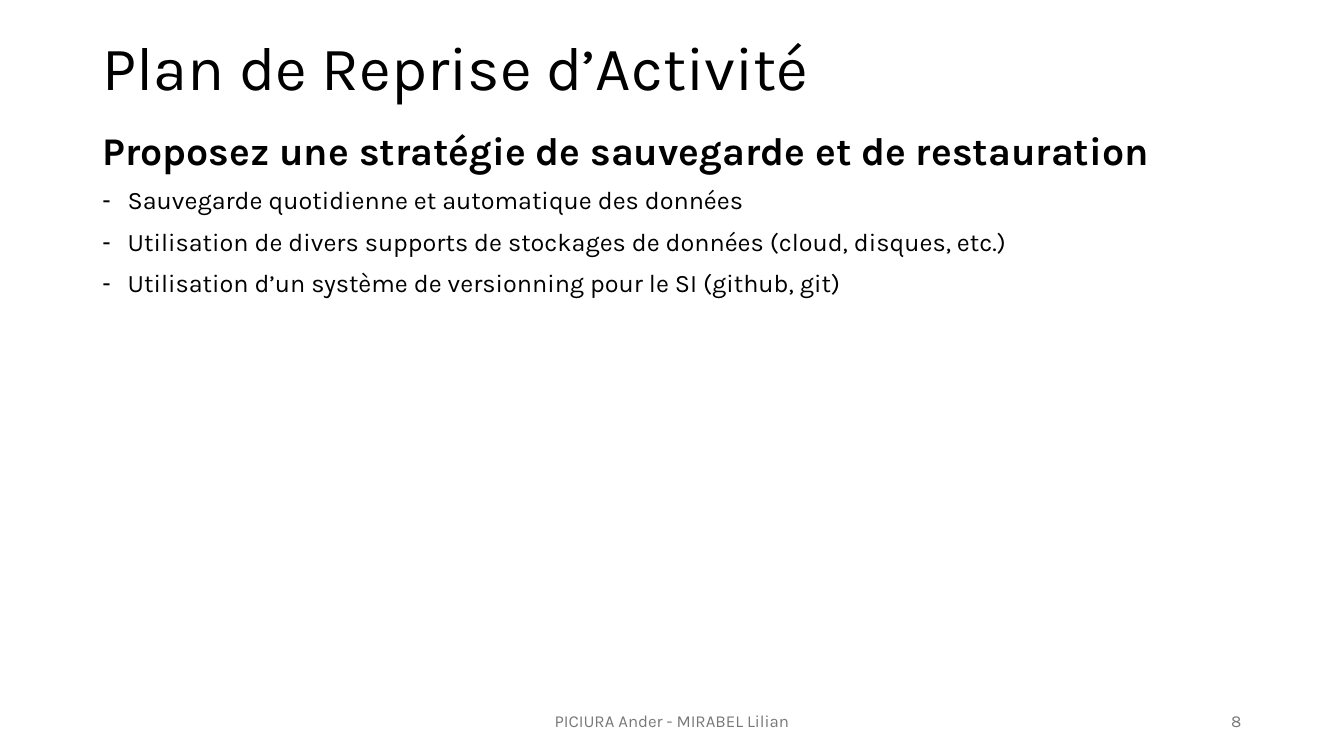
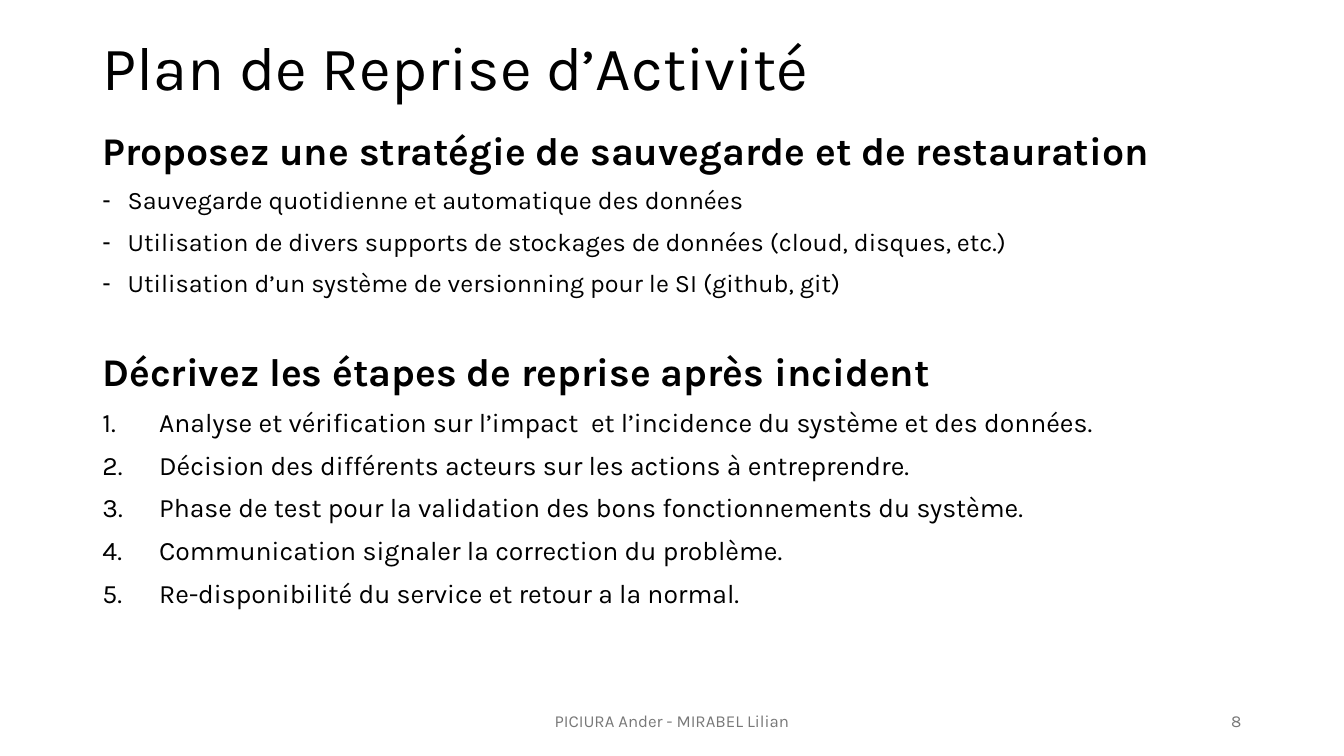
Before and after one commit to lilianmirabel/TPodoo, a slide deck: slide 8 of TP6_Exploitation_faille_0day_Lilian_Ander.pptx. Drawn at 1344x756 pixels with LibreOffice and Linux fonts; fonts in the diff are those of the drawing. Boxes give left, top, right and bottom in pixels: in the first picture for what was removed or moved away, otherwise in the second. Text is boxed around its words. In the diff, an @@ line names an element or a change of style, - is before the commit and + after.

Commit message:
tp6

```diff
--- a/TP6_Exploitation_faille_0day_Lilian_Ander.pptx
+++ b/TP6_Exploitation_faille_0day_Lilian_Ander.pptx
@@ text at (x1=102, y1=355, x2=1092, y2=610): paragraphs added @@
+Décrivez les étapes de reprise après incident
+1. Analyse et vérification sur l’impact et l’incidence du système et des données.
+2. Décision des différents acteurs sur les actions à entreprendre.
+3. Phase de test pour la validation des bons fonctionnements du système.
+4. Communication signaler la correction du problème.
+5. Re-disponibilité du service et retour a la normal.
```
Also in this commit, not shown: 2 slides added.
